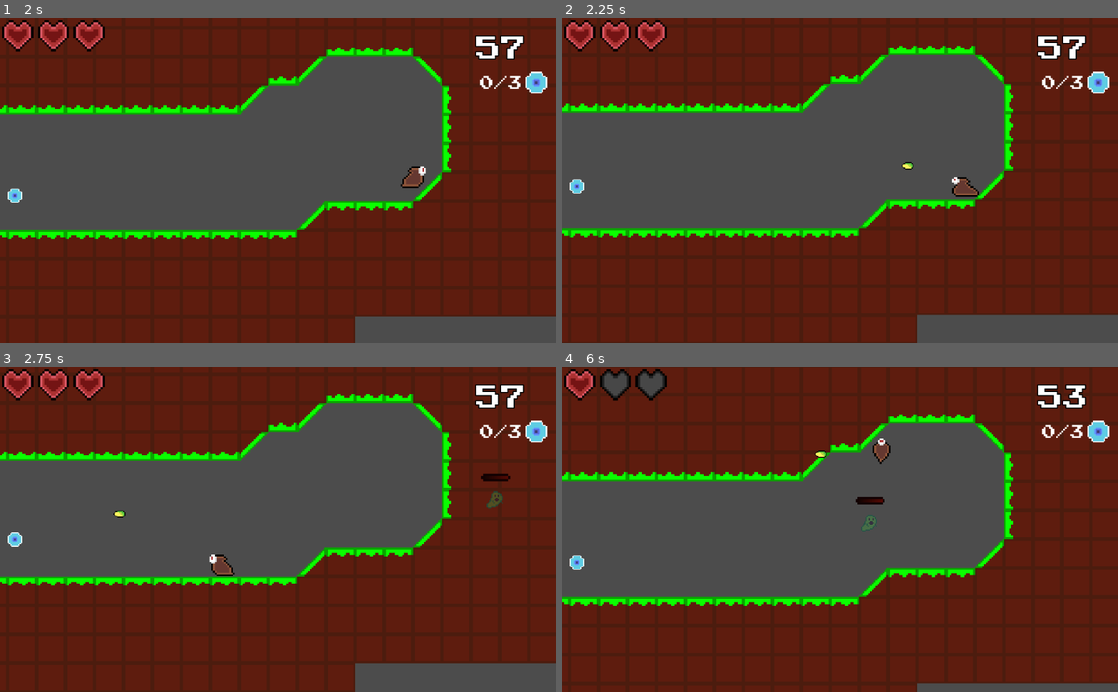
Above: before the commit, frames 1-4 (two rows, left to right).
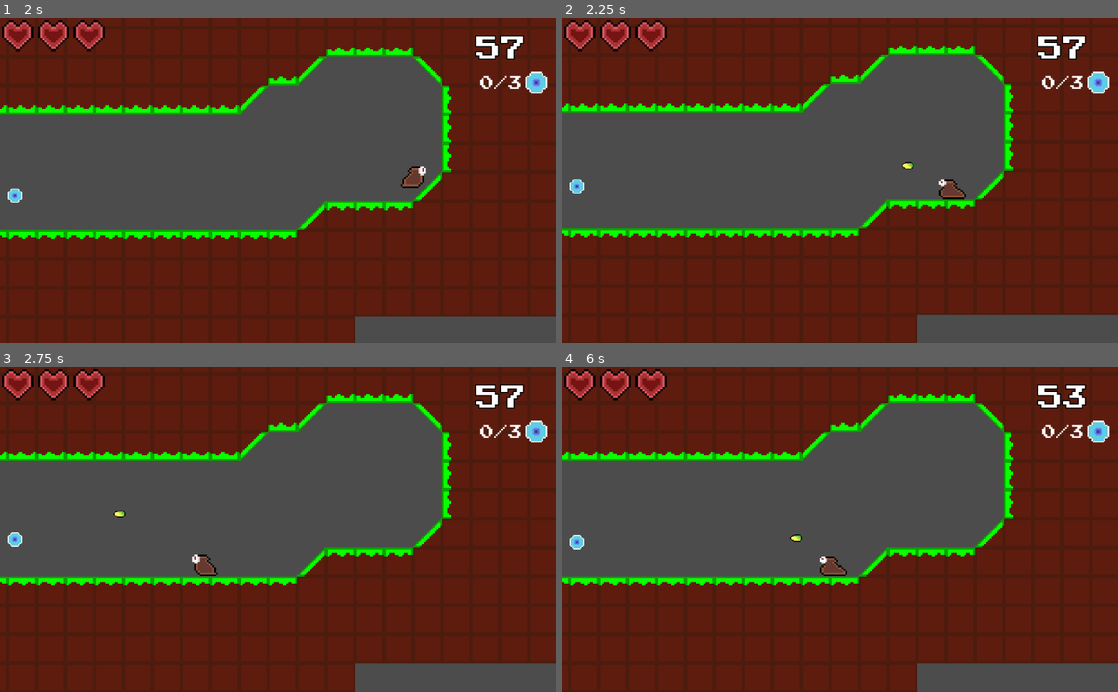
Above: after the commit, the same moments.

Repository: Shoter99/GameJamFirst
Game: Godot game, scene res://enviroment/level prefab/Level test.tscn
Same seed, same stepped clock (60 frames per second), same inputs: the game is played once before the commit and once after it.
Inputs (mouse positions are in pixels of both pictures, inside the frame that each line leads up to):
- Up to frame 1 (2 s): move the mouse to (400, 164) at 0.52 s; hold Shift (Slide) 0.53-1.28 s; hold Right (move_right) from 0.53 s (still down); tap Space (jump) at 0.77, 1.52 s; move the mouse to (166, 196) at 1.27 s; click (166, 196) at 1.35 s
- Up to frame 2 (2.25 s): move the mouse to (895, 109) at 2.02 s; release Right (move_right) at 2.03 s; hold Left (move_left) from 2.03 s (still down); tap F (fire) at 2.1 s
- Up to frame 3 (2.75 s): keep holding Left (move_left)
- Up to frame 4 (6 s): move the mouse to (812, 594) at 2.77 s; release Left (move_left) at 2.78 s; hold Right (move_right) 2.78-4.28 s; right-click (812, 594) at 2.85 s; tap Space (jump) at 3.02, 3.77, 4.52 s; move the mouse to (1006, 578) at 3.52 s; tap Down (release) at 3.6 s; move the mouse to (673, 480) at 4.27 s; hold Left (move_left) 4.28-5.03 s; tap Shift (Slide) at 4.35 s; move the mouse to (867, 529) at 5.02 s; hold Right (move_right) 5.03-5.78 s; click (867, 529) at 5.1 s; move the mouse to (756, 448) at 5.77 s; hold Left (move_left) from 5.78 s (still down); tap F (fire) at 5.85 s

Frame 1 is identical in both runs. In frame 2, 0.4% of the frame differs, in the area x 61-75%, y 44-56%; in frame 3, 0.6%; in frame 4, 18%, in the area x 0-100%, y 1-98%.

Commit message:
fixed jumping after shooting, collectable masks and layers; game slows down sometimes

Diff:
--- a/Player/Bullet.tscn
+++ b/Player/Bullet.tscn
@@ -3,12 +3,13 @@
 [ext_resource path="res://Sprites/bullet_for_player.png" type="Texture" id=1]
 [ext_resource path="res://Player/Bullet.gd" type="Script" id=2]
 
-[sub_resource type="CapsuleShape2D" id=1]
-radius = 5.0
-height = 0.0
+[sub_resource type="RectangleShape2D" id=1]
+extents = Vector2( 5.14706, 2.30378 )
 
 [node name="Bullet" type="KinematicBody2D"]
 scale = Vector2( 0.5, 0.5 )
+collision_layer = 8
+collision_mask = 2
 script = ExtResource( 2 )
 
 [node name="Sprite" type="Sprite" parent="."]
--- a/Player/MovementScript.gd
+++ b/Player/MovementScript.gd
@@ -179,4 +179,4 @@
 		$Sprite.play("jump")
 		isInAir = true
 		isOnWall = false
-	print (velocity.x)
+	#print (velocity.x)
--- a/entities/enemy/Enemy.gd
+++ b/entities/enemy/Enemy.gd
@@ -9,10 +9,6 @@
 
 
 onready var death_particles := preload("res://enviroment/Particles/Enemy/EnemyParticles.tscn")
-
-func _ready():
-	velocity.x = 32
-
 
 #func _physics_process(delta):
 #	if is_on_wall():
--- a/entities/enemy/LeftRightEnemy/LeftRightEnemy.gd
+++ b/entities/enemy/LeftRightEnemy/LeftRightEnemy.gd
@@ -19,19 +19,23 @@
 	if is_on_wall():
 		bounce()
 
-	var vel := Vector2(enemySpeed * delta * goingRight, 0)
-	move_and_collide(vel)
+	#var vel := Vector2(enemySpeed * delta * goingRight, 0)
+	#move_and_collide(vel)
 
 func _on_playerDetector_body_entered(body):
-	player.velocity.y = -450
-	self.hurt_and_die(1)
-	bounce()
+	if body.name == "Player":
+		player.velocity.y = -150
+		self.hurt_and_die(1)
+		bounce()
+	if body.name == "Bullet":
+		self.hurt_and_die(1)
+		self.velocity.y -= 75
 
 func _on_playerKiller_body_entered(body):
 	if body.name == "Player":
 		Global.update_life(-slimeDmg)
 		#print(Global.life)
-		player.velocity.y = -450
+		player.velocity.y = -500
 
 func bounce():
 	goingRight = goingRight * -1
--- a/entities/enemy/LeftRightEnemy/LeftRightEnemy.tscn
+++ b/entities/enemy/LeftRightEnemy/LeftRightEnemy.tscn
@@ -17,19 +17,19 @@
 } ]
 
 [sub_resource type="RectangleShape2D" id=4]
-extents = Vector2( 6, 3.5 )
+extents = Vector2( 8, 4.5 )
 
 [sub_resource type="RectangleShape2D" id=2]
-extents = Vector2( 4, 1.5 )
+extents = Vector2( 5, 6.5 )
 
 [sub_resource type="RectangleShape2D" id=1]
-extents = Vector2( 5, 3.5 )
+extents = Vector2( 5, 4.5 )
 
 [node name="Node2D" type="Node2D"]
 
 [node name="LeftRightEnemySlime" type="KinematicBody2D" parent="."]
-collision_layer = 130
-collision_mask = 3
+collision_layer = 128
+collision_mask = 2
 script = ExtResource( 2 )
 
 [node name="BounceDetectorArea" type="Area2D" parent="LeftRightEnemySlime"]
@@ -48,23 +48,25 @@
 playing = true
 
 [node name="playerKiller" type="Area2D" parent="LeftRightEnemySlime"]
-position = Vector2( 0, -3.5 )
+position = Vector2( 0, 4 )
 collision_layer = 0
 
 [node name="PlayerkillerShape" type="CollisionShape2D" parent="LeftRightEnemySlime/playerKiller"]
 modulate = Color( 0.545098, 0.0431373, 0.0431373, 1 )
+position = Vector2( 0, -8.5 )
 shape = SubResource( 4 )
 
 [node name="playerDetector" type="Area2D" parent="LeftRightEnemySlime"]
 position = Vector2( 0, -3.5 )
 collision_layer = 0
+collision_mask = 9
 
 [node name="CollisionShape2D" type="CollisionShape2D" parent="LeftRightEnemySlime/playerDetector"]
-position = Vector2( 0, -5 )
+position = Vector2( 0, -3 )
 shape = SubResource( 2 )
 
 [node name="CollisionShape2D" type="CollisionShape2D" parent="LeftRightEnemySlime"]
-position = Vector2( 0, -3.5 )
+position = Vector2( 0, -4.5 )
 shape = SubResource( 1 )
 
 [node name="EnemyHealthBar" parent="LeftRightEnemySlime" instance=ExtResource( 4 )]
--- a/entities/enemy/ghost/GhostEnemy.gd
+++ b/entities/enemy/ghost/GhostEnemy.gd
@@ -7,20 +7,20 @@
 func _ready():
 	self.setMaxHp(1)
 	self.gravity = 0
+	velocity.x = 0
+	velocity.y = 0
 
 func _physics_process(delta):
 	var xDist = player.global_position.x - self.global_position.x
 	var yDist = player.global_position.y - self.global_position.y
-	print(self.global_position.y, "a", player.position.y)
-	if abs(xDist)<200 and  abs(yDist)< 200:
+	#print(self.global_position.y, "a", player.position.y)
+	if abs(xDist)<200 and  abs(yDist)< 200 and velocity.x != 0:
 		velocity.y = yDist
 		velocity.x = xDist
-	else:
-		velocity.x = 0
-		velocity.y = 0
+
 
 
 func _on_playerKiller_body_entered(body):
 	if body.name == "Player":
 		Global.update_life(-ghostDmg)
-		player.velocity.y = -500
+		player.velocity.y = -250
--- a/enviroment/Collectable.tscn
+++ b/enviroment/collectables/Collectable.tscn
@@ -1,7 +1,7 @@
 [gd_scene load_steps=6 format=2]
 
 [ext_resource path="res://Sprites/collectable.png" type="Texture" id=1]
-[ext_resource path="res://enviroment/Collectable.gd" type="Script" id=2]
+[ext_resource path="res://enviroment/collectables/Collectable.gd" type="Script" id=2]
 
 [sub_resource type="RectangleShape2D" id=1]
 
@@ -62,7 +62,7 @@
 
 [node name="Collectable" type="Area2D"]
 position = Vector2( 0, -7 )
-collision_layer = 2
+collision_layer = 0
 script = ExtResource( 2 )
 
 [node name="CollisionShape2D" type="CollisionShape2D" parent="."]
--- a/enviroment/level prefab/Level test.tscn
+++ b/enviroment/level prefab/Level test.tscn
@@ -3,7 +3,7 @@
 [ext_resource path="res://Player/Player.tscn" type="PackedScene" id=1]
 [ext_resource path="res://enviroment/blocks.png" type="Texture" id=2]
 [ext_resource path="res://entities/enemy/LeftRightEnemy/LeftRightEnemy.tscn" type="PackedScene" id=3]
-[ext_resource path="res://enviroment/Collectable.tscn" type="PackedScene" id=4]
+[ext_resource path="res://enviroment/collectables/Collectable.tscn" type="PackedScene" id=4]
 [ext_resource path="res://enviroment/Camera2D.tscn" type="PackedScene" id=5]
 [ext_resource path="res://Timer.tscn" type="PackedScene" id=6]
 [ext_resource path="res://entities/enemy/ghost/GhostEnemy.tscn" type="PackedScene" id=7]
--- a/levels/Level1.tscn
+++ b/levels/Level1.tscn
@@ -3,10 +3,11 @@
 [ext_resource path="res://levels/Level1_tileset.tres" type="TileSet" id=1]
 [ext_resource path="res://enviroment/Camera2D.tscn" type="PackedScene" id=2]
 [ext_resource path="res://Player/Player.tscn" type="PackedScene" id=3]
-[ext_resource path="res://enviroment/Collectable.tscn" type="PackedScene" id=4]
+[ext_resource path="res://enviroment/collectables/Collectable.tscn" type="PackedScene" id=4]
 [ext_resource path="res://entities/enemy/ghost/GhostEnemy.tscn" type="PackedScene" id=5]
 [ext_resource path="res://entities/enemy/LeftRightEnemy/LeftRightEnemy.tscn" type="PackedScene" id=6]
 [ext_resource path="res://levels/LevelLimit.gd" type="Script" id=7]
+
 
 [sub_resource type="RectangleShape2D" id=1]
 
--- a/levels/Level2.tscn
+++ b/levels/Level2.tscn
@@ -3,7 +3,7 @@
 [ext_resource path="res://levels/Level1_tileset.tres" type="TileSet" id=1]
 [ext_resource path="res://enviroment/Camera2D.tscn" type="PackedScene" id=2]
 [ext_resource path="res://Player/Player.tscn" type="PackedScene" id=3]
-[ext_resource path="res://enviroment/Collectable.tscn" type="PackedScene" id=4]
+[ext_resource path="res://enviroment/collectables/Collectable.tscn" type="PackedScene" id=4]
 [ext_resource path="res://entities/enemy/ghost/GhostEnemy.tscn" type="PackedScene" id=5]
 [ext_resource path="res://entities/enemy/LeftRightEnemy/LeftRightEnemy.tscn" type="PackedScene" id=6]
 [ext_resource path="res://levels/LevelLimit.gd" type="Script" id=7]
@@ -87,7 +87,7 @@
 [node name="left right enemies" type="Node2D" parent="."]
 
 [node name="Node2D" parent="left right enemies" instance=ExtResource( 6 )]
-position = Vector2( 840, 216 )
+position = Vector2( 776, 224 )
 
 [node name="Node2D2" parent="left right enemies" instance=ExtResource( 6 )]
 position = Vector2( 528, 96 )
Renamed: enviroment/Collectable.gd -> enviroment/collectables/Collectable.gd
